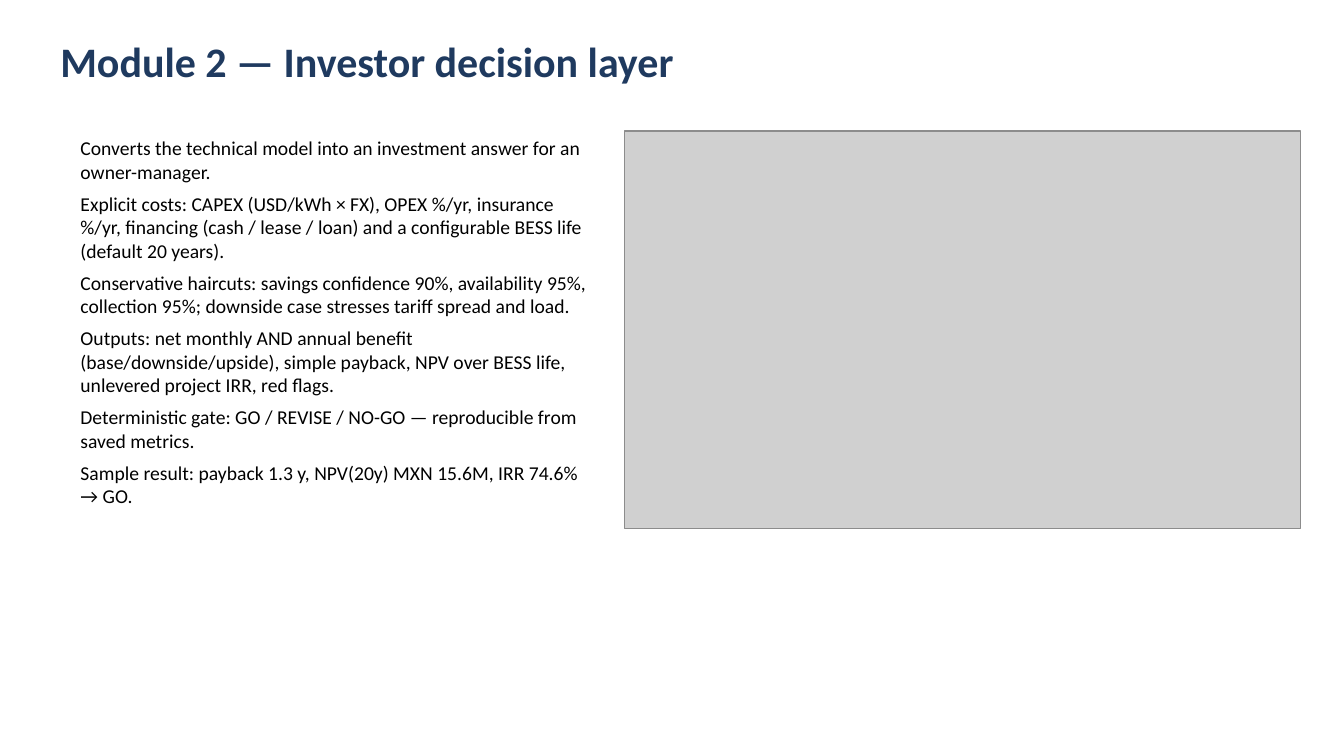
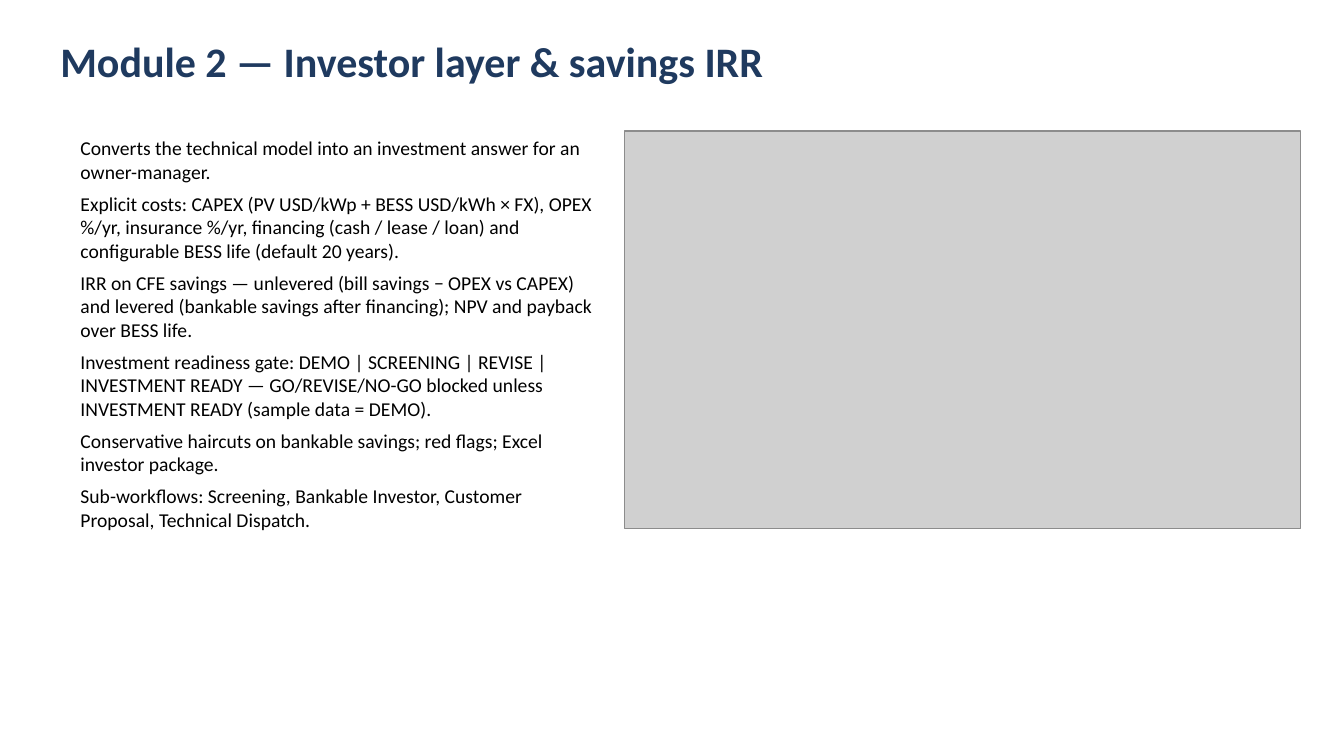
Before and after one commit to claudioalemany-max/Optimus_Mexico, a slide deck: slide 10 of docs/Optimus_Mexico_Presentation.pptx. Drawn at 1344x756 pixels with LibreOffice and Linux fonts; fonts in the diff are those of the drawing; grey boxes stand for pictures. Boxes give left, top, right and bottom in pixels: in the first picture for what was removed or moved away, otherwise in the second. Text is boxed around its words. In the diff, an @@ line names an element or a change of style, - is before the commit and + after.

```diff
--- a/docs/Optimus_Mexico_Presentation.pptx
+++ b/docs/Optimus_Mexico_Presentation.pptx
@@ text at (60,47,763,84): text changed @@
-Module 2 — Investor decision layer
+Module 2 — Investor layer & savings IRR
@@ text at (80,197,592,530): text changed @@
-Explicit costs: CAPEX (USD/kWh × FX), OPEX %/yr, insurance %/yr, financing (cash / lease / loan) and a configurable BESS life (default 20 years).
-Conservative haircuts: savings confidence 90%, availability 95%, collection 95%; downside case stresses tariff spread and load.
-Outputs: net monthly AND annual benefit (base/downside/upside), simple payback, NPV over BESS life, unlevered project IRR, red flags.
-Deterministic gate: GO / REVISE / NO-GO — reproducible from saved metrics.
-Sample result: payback 1.3 y, NPV(20y) MXN 15.6M, IRR 74.6% → GO.
+Explicit costs: CAPEX (PV USD/kWp + BESS USD/kWh × FX), OPEX %/yr, insurance %/yr, financing (cash / lease / loan) and configurable BESS life (default 20 years).
+IRR on CFE savings — unlevered (bill savings − OPEX vs CAPEX) and levered (bankable savings after financing); NPV and payback over BESS life.
+Investment readiness gate: DEMO | SCREENING | REVISE | INVESTMENT READY — GO/REVISE/NO-GO blocked unless INVESTMENT READY (sample data = DEMO).
+Conservative haircuts on bankable savings; red flags; Excel investor package.
+Sub-workflows: Screening, Bankable Investor, Customer Proposal, Technical Dispatch.
```
Also in this commit, not shown: 7 other slides changed, 26 other files.
